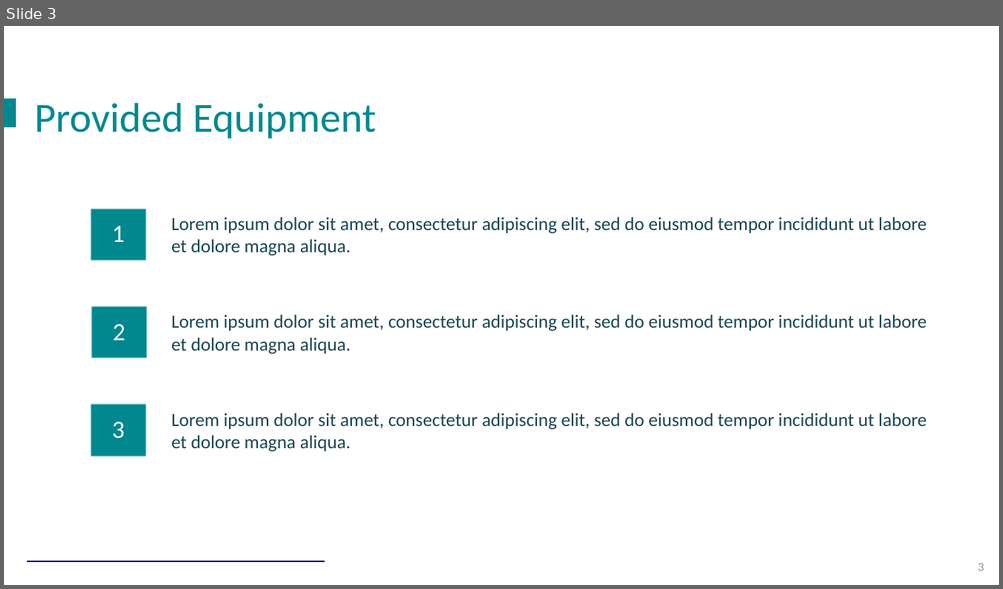
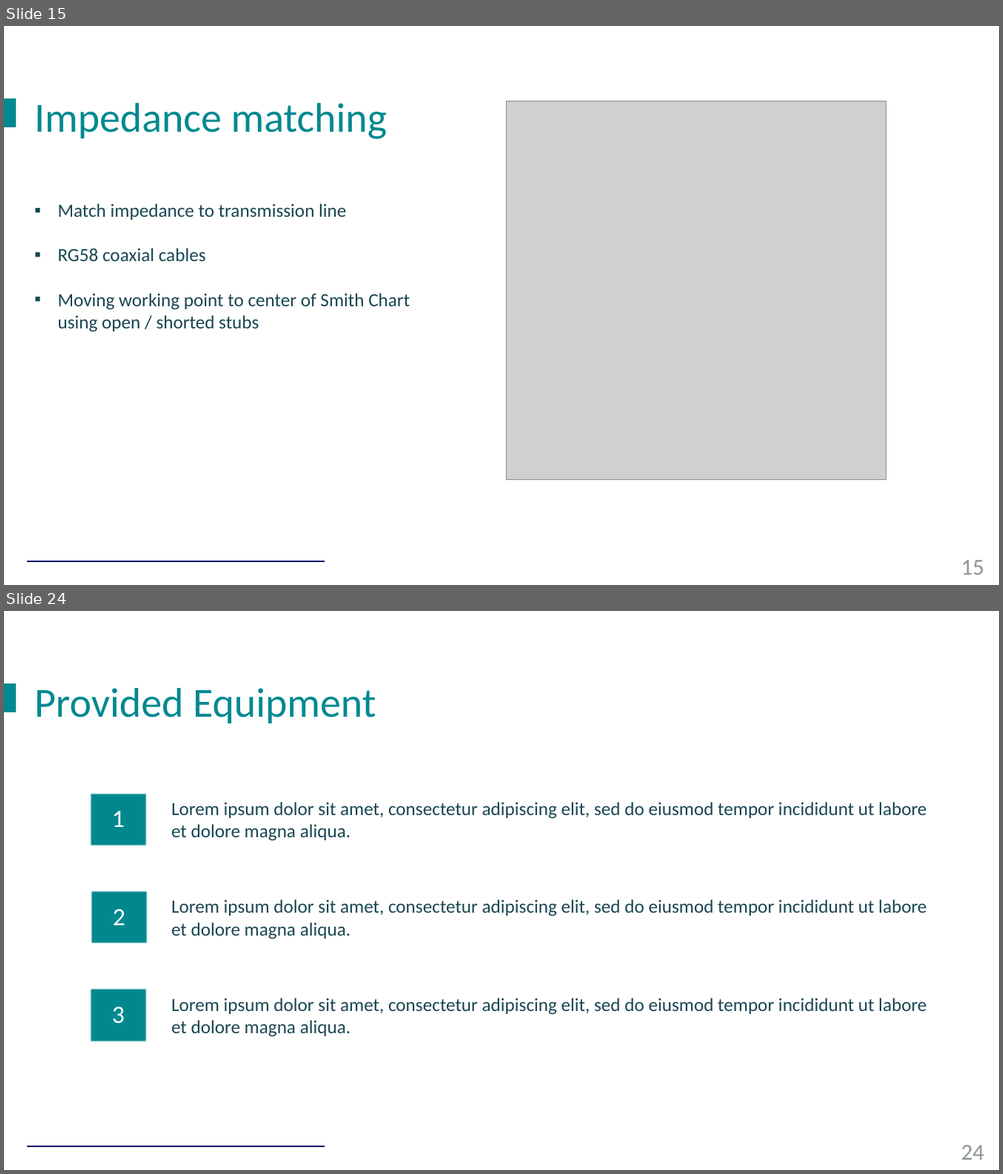
Before and after one commit to Tyr4n1x/Project_Antenna, a slide deck: Presentation.pptx. Shown one above the other, each under a label of ours: slide 3 before the commit, slides 15 and 24 after it; the slides between them are not shown. The pictures are 1003x589 and 1003x1174 pixels, drawn with LibreOffice and Linux fonts; fonts in the diff are those of the drawing; grey boxes stand for pictures; background and template pictures are left out. Boxes give left, top, right and bottom in pixels: in the first picture for what was removed or moved away, otherwise in the second. Text is boxed around its words. In the diff, an @@ line names an element or a change of style, - is before the commit and + after.

Commit message:
added presentation and pictures of setup

```diff
--- a/Presentation.pptx
+++ b/Presentation.pptx
@@ slide 15 added at bbox=[4, 26, 999, 585], background picture (left out); not listed: 3 template elements that a slide beside it also shows @@
@@ text added at bbox=[34, 103, 387, 139], 40 pt, text #008990 @@
+Impedance matching
@@ picture added at bbox=[506, 101, 886, 480] @@
@@ text added at bbox=[58, 204, 410, 332], 18 pt, text #184652 @@
+▪ Match impedance to transmission line
+▪ RG58 coaxial cables
+▪ Moving working point to center of Smith Chart using open / shorted stubs
@@ what was slide 3 is now slide 24 @@
@@ page number at bbox=[961, 1145, 984, 1160]: text changed; size 12 to 22 pt @@
-3
+24
```
Also in this commit, not shown: 2 slides changed, 20 other slides added, 1 slide removed, 11 other files.
